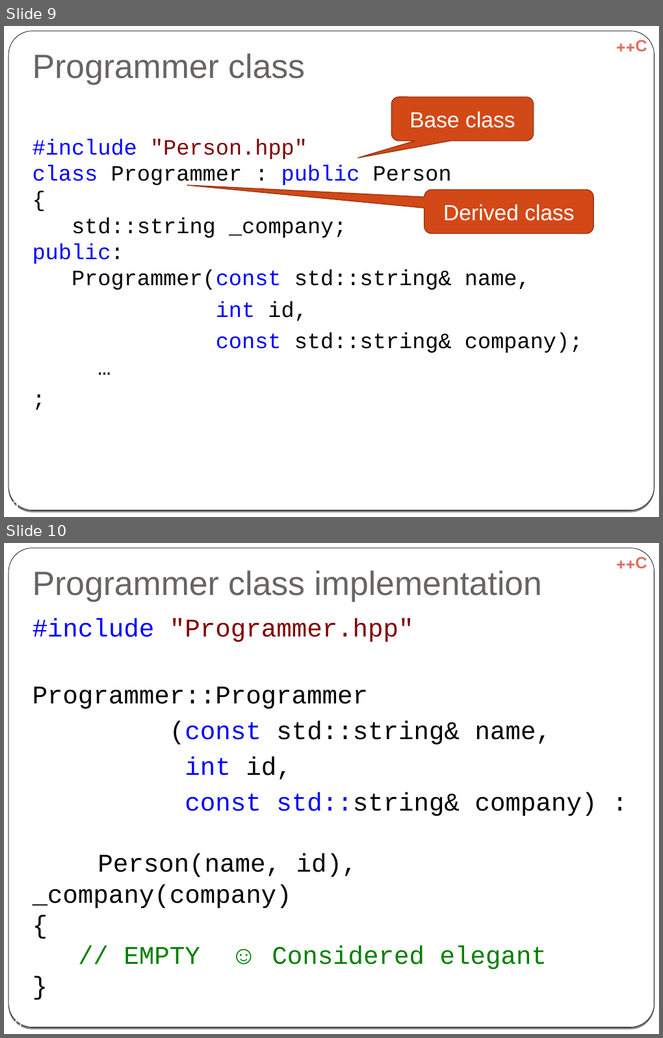
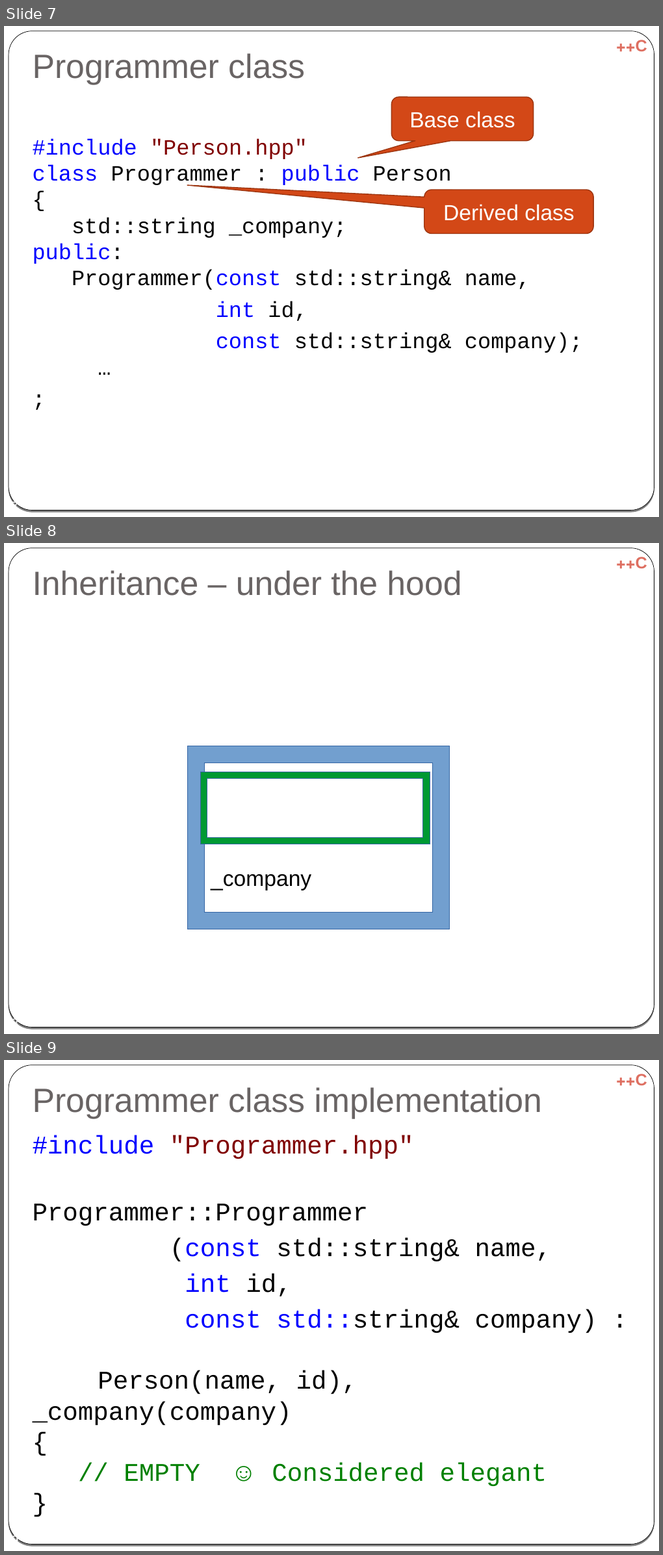
Before and after one commit to cpp-at-ariel/cpp-5778, a slide deck: week06-inheritance/slides-inheritance.odp. Shown one above the other, each under a label of ours: slides 9 and 10 before the commit, slides 7, 8 and 9 after it. The pictures are 663x1038 and 663x1555 pixels, drawn with LibreOffice and Linux fonts; fonts in the diff are those of the drawing. Boxes give left, top, right and bottom in pixels: in the first picture for what was removed or moved away, otherwise in the second. Text is boxed around its words. In the diff, an @@ line names an element or a change of style, - is before the commit and + after.

```diff
--- a/week06-inheritance/slides-inheritance.odp
+++ b/week06-inheritance/slides-inheritance.odp
@@ slide 8 added at (4,543,659,1034), background gradient #000000 to #FFFFFF; not listed: 3 template elements that a slide beside it also shows @@
@@ title added at (33,570,462,596), 37 pt, text #696464 @@
+Inheritance – under the hood
@@ frame added at (187,746,449,930), fill #729FCF, outline #3465A4 0 pt, 24 pt, text #000000 @@
+_company
@@ frame added at (200,772,430,845), fill #009933, outline #3465A4 0 pt @@
@@ page number added at (11,1018,18,1025), 14 pt, text #FFFFFF @@
+8
@@ what was slide 9 is now slide 7 @@
@@ what was slide 10 is now slide 9 @@
@@ page number at (11,1535,18,1542): text changed @@
-10
+9
```
Also in this commit, not shown: 8 slides changed, 1 slide removed, 3 other files.
